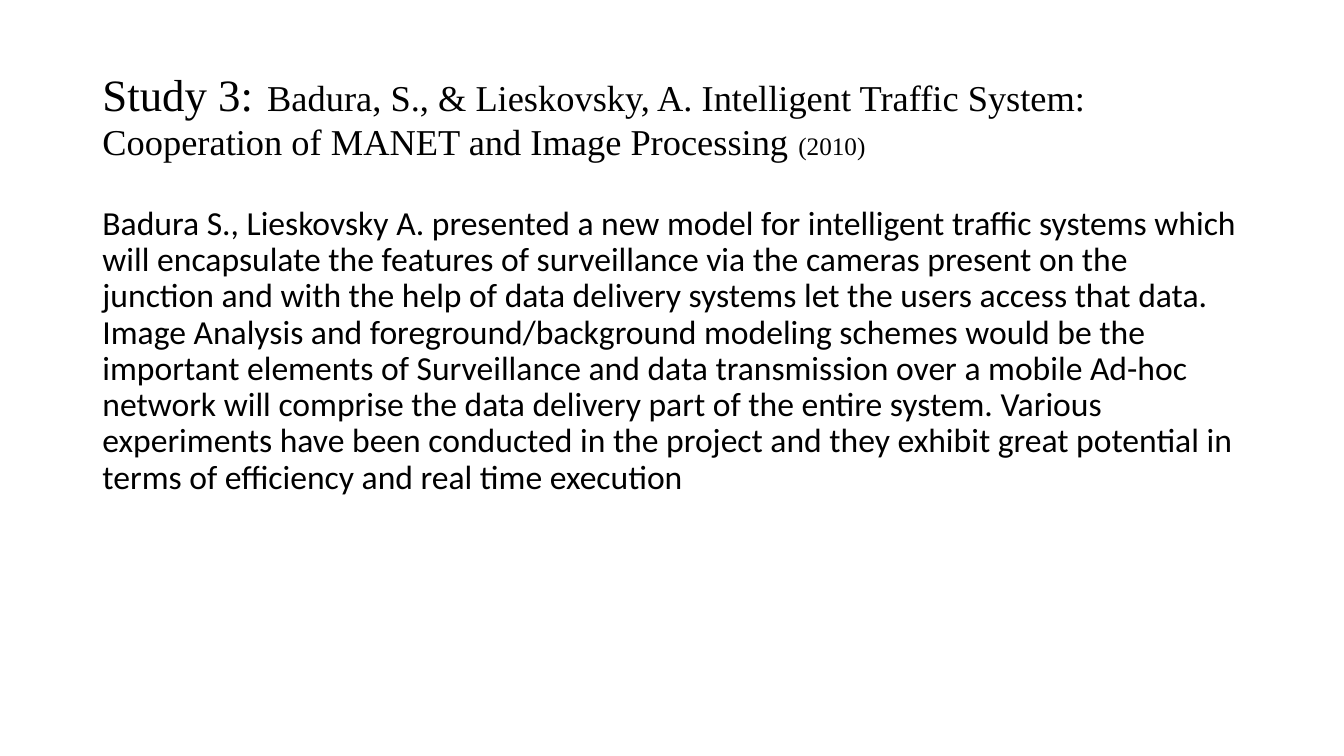
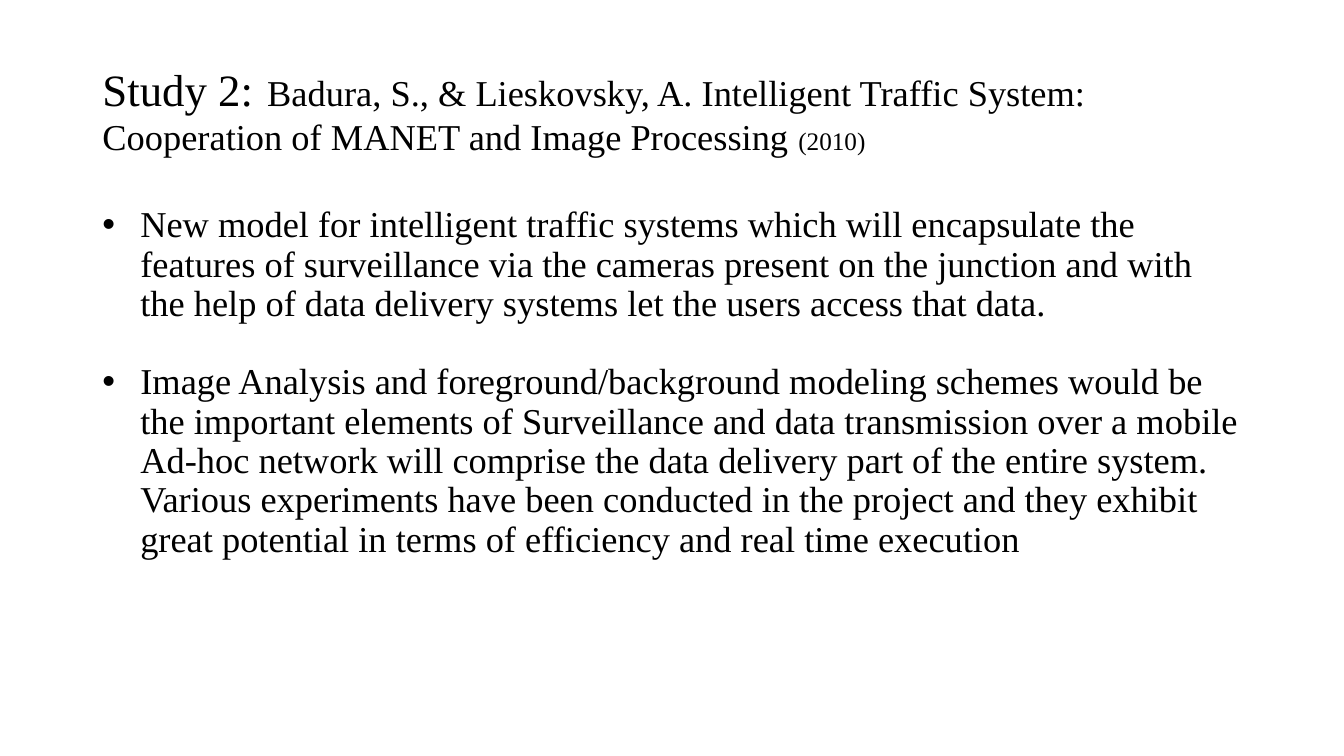
Before and after one commit to kamaljohnson/adaptive-traffic-signal-control, a slide deck: slide 7 of documents/Litrature Review.pptx (slide 9 before the commit). Drawn at 1344x756 pixels with LibreOffice and Linux fonts; fonts in the diff are those of the drawing. Boxes give left, top, right and bottom in pixels: in the first picture for what was removed or moved away, otherwise in the second. Text is boxed around its words. In the diff, an @@ line names an element or a change of style, - is before the commit and + after.

```diff
--- a/documents/Litrature Review.pptx
+++ b/documents/Litrature Review.pptx
@@ title at bbox=[102, 75, 1085, 157]: text changed @@
-Study 3: Badura, S., & Lieskovsky, A. Intelligent Traffic System: Cooperation of MANET and Image Processing (2010)
+Study 2: Badura, S., & Lieskovsky, A. Intelligent Traffic System: Cooperation of MANET and Image Processing (2010)
@@ text at bbox=[140, 211, 1237, 559]: text changed; size 24 to 26 pt; font Calibri to Times New Roman @@
-Badura S., Lieskovsky A. presented a new model for intelligent traffic systems which will encapsulate the features of surveillance via the cameras present on the junction and with the help of data delivery systems let the users access that data. Image Analysis and foreground/background modeling schemes would be the important elements of Surveillance and data transmission over a mobile Ad-hoc network will comprise the data delivery part of the entire system. Various experiments have been conducted in the project and they exhibit great potential in terms of efficiency and real time execution
+• New model for intelligent traffic systems which will encapsulate the features of surveillance via the cameras present on the junction and with the help of data delivery systems let the users access that data.
+• Image Analysis and foreground/background modeling schemes would be the important elements of Surveillance and data transmission over a mobile Ad-hoc network will comprise the data delivery part of the entire system. Various experiments have been conducted in the project and they exhibit great potential in terms of efficiency and real time execution
```
Also in this commit, not shown: 11 other slides changed, 4 slides added, 5 slides removed.
